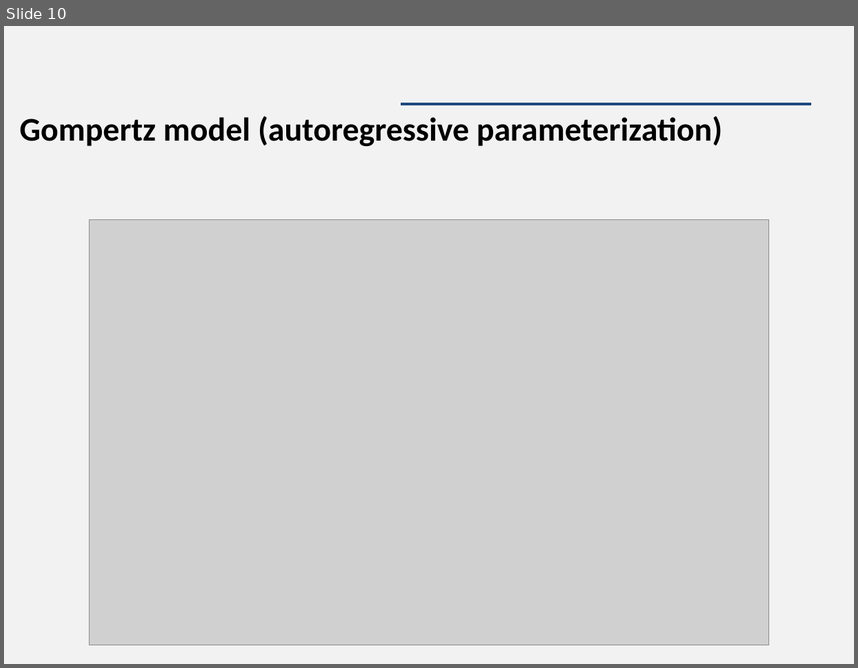
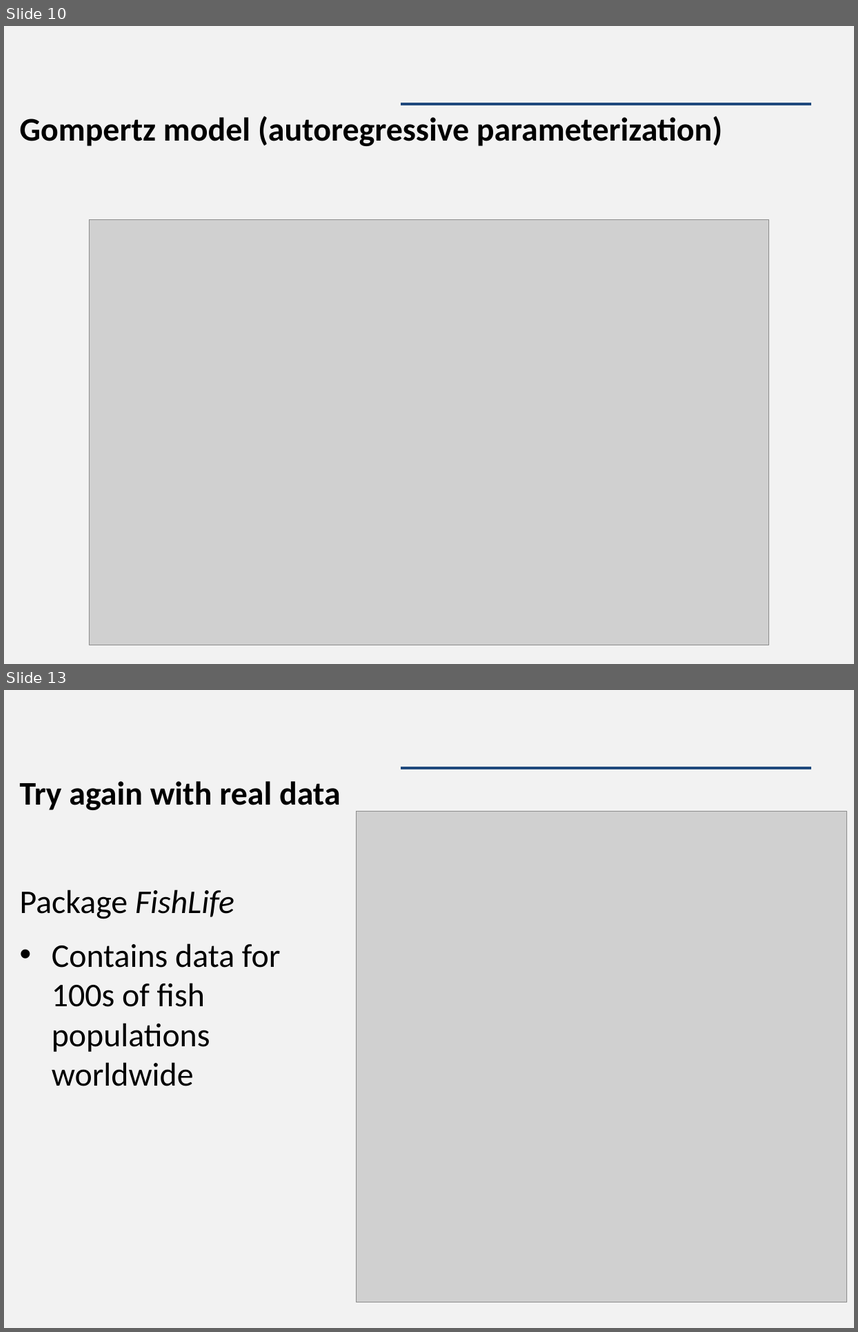
Before and after one commit to James-Thorson/2018_FSH556, a slide deck: Week 3 -- Temporal Models/Lab/Lab 3 -- Gompertz model.pptx. Shown one above the other, each under a label of ours: slide 10 before the commit, slides 10 and 13 after it; the slides between them are not shown. The pictures are 858x668 and 858x1332 pixels, drawn with LibreOffice and Linux fonts; fonts in the diff are those of the drawing; grey boxes stand for pictures. Boxes give left, top, right and bottom in pixels: in the first picture for what was removed or moved away, otherwise in the second. Text is boxed around its words. In the diff, an @@ line names an element or a change of style, - is before the commit and + after.

```diff
--- a/Week 3 -- Temporal Models/Lab/Lab 3 -- Gompertz model.pptx
+++ b/Week 3 -- Temporal Models/Lab/Lab 3 -- Gompertz model.pptx
@@ slide 13 added at [4,690,854,1328], background #F2F2F2; not listed: 1 template element that a slide beside it also shows @@
@@ text added at [20,781,341,1086], 28 pt, text #000000 @@
+Try again with real data
+Package FishLife
+• Contains data for 100s of fish populations worldwide
@@ picture added at [357,811,847,1302] @@
```
Also in this commit, not shown: 1 slide changed, 7 other slides added, 10 other files.
